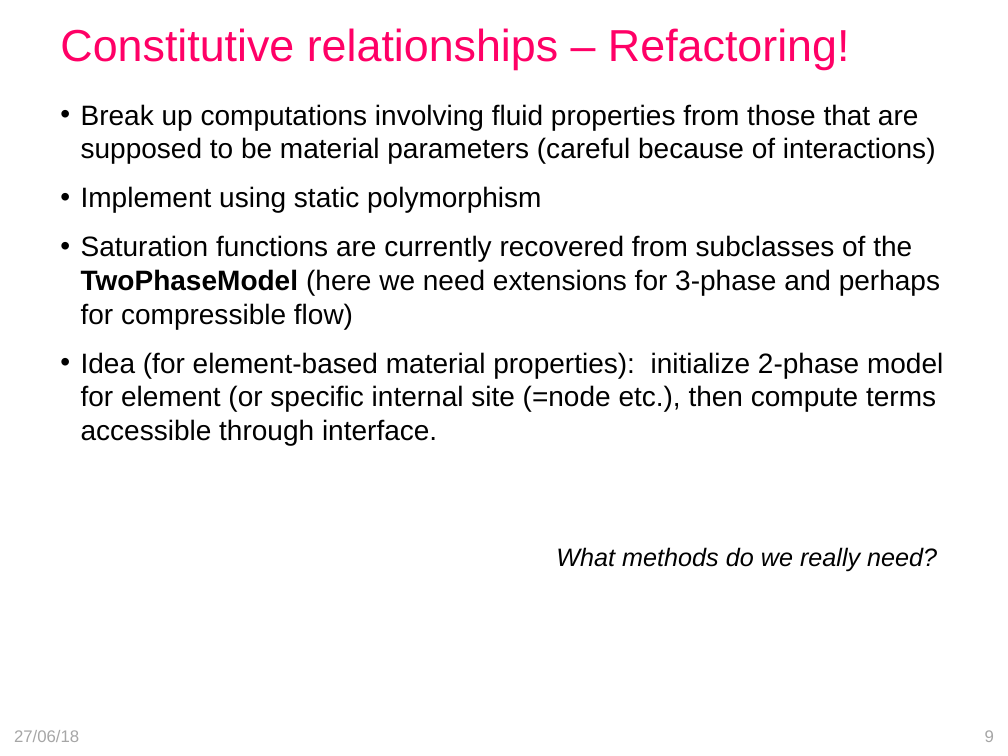
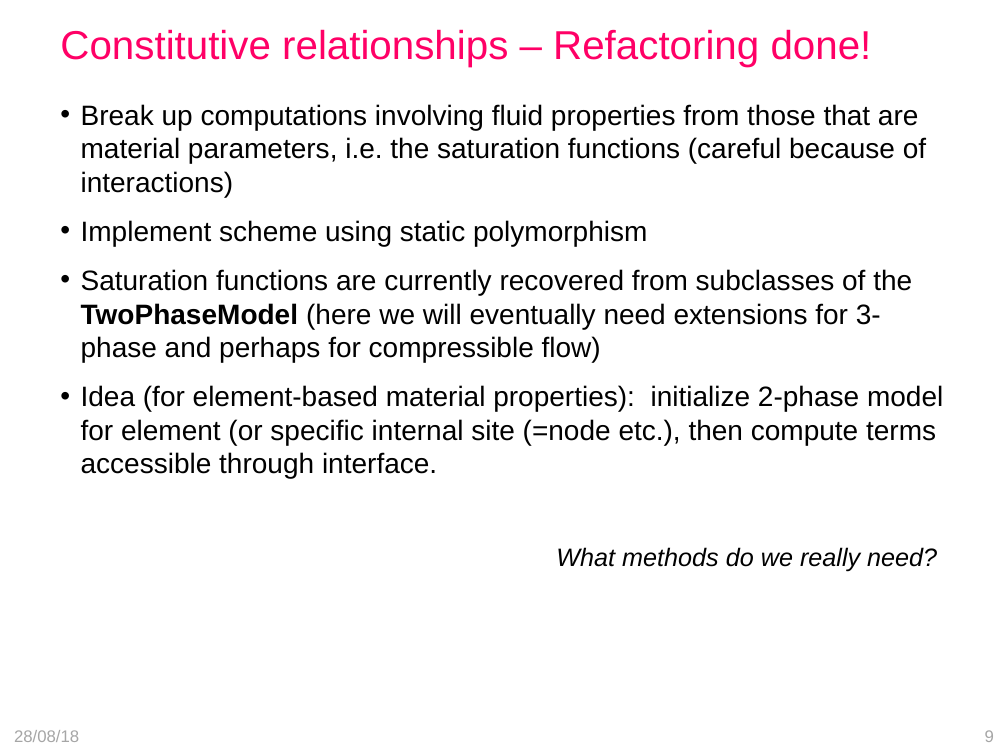
Before and after one commit to openCSMP/openCSMP, a slide deck: slide 9 of doc/SKM2018_Melbourne_transport_scheme.pptx. Drawn at 1008x756 pixels with LibreOffice and Linux fonts; fonts in the diff are those of the drawing. Boxes give left, top, right and bottom in pixels: in the first picture for what was removed or moved away, otherwise in the second. Text is boxed around its words. In the diff, an @@ line names an element or a change of style, - is before the commit and + after.

Commit message:
integration of Mahyar's hysteretic Brooks Corey model into the code

```diff
--- a/doc/SKM2018_Melbourne_transport_scheme.pptx
+++ b/doc/SKM2018_Melbourne_transport_scheme.pptx
@@ title at [60, 29, 872, 67]: text changed; size 32 to 28.8 pt @@
-Constitutive relationships – Refactoring!
+Constitutive relationships – Refactoring done!
@@ text at [81, 104, 926, 362]: text changed @@
-• Break up computations involving fluid properties from those that are supposed to be material parameters (careful because of interactions)
-• Implement using static polymorphism
-• Saturation functions are currently recovered from subclasses of the TwoPhaseModel (here we need extensions for 3-phase and perhaps for compressible flow)
+• Break up computations involving fluid properties from those that are material parameters, i.e. the saturation functions (careful because of interactions)
+• Implement scheme using static polymorphism
+• Saturation functions are currently recovered from subclasses of the TwoPhaseModel (here we will eventually need extensions for 3-phase and perhaps for compressible flow)
@@ text at [14, 730, 79, 742]: text changed @@
-27/06/18
+28/08/18
```
Also in this commit, not shown: 70 other slides changed, 16 other files.
